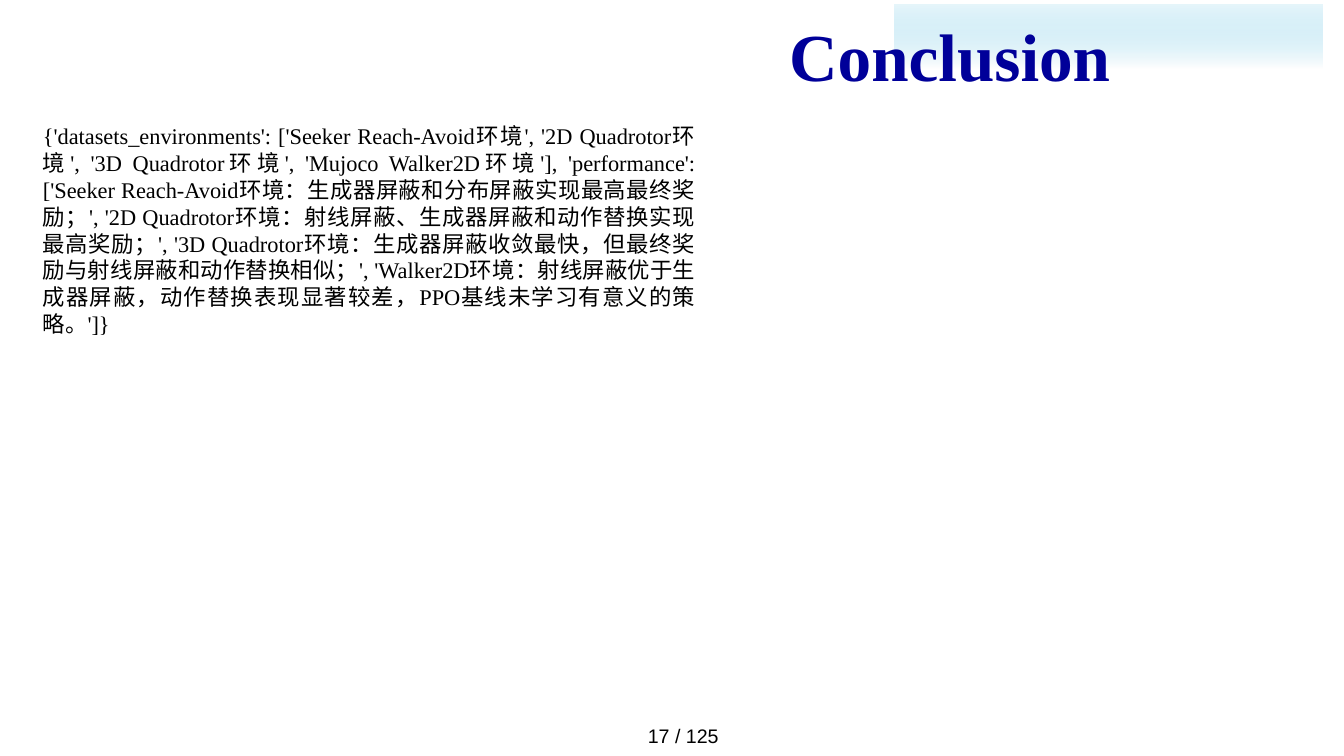
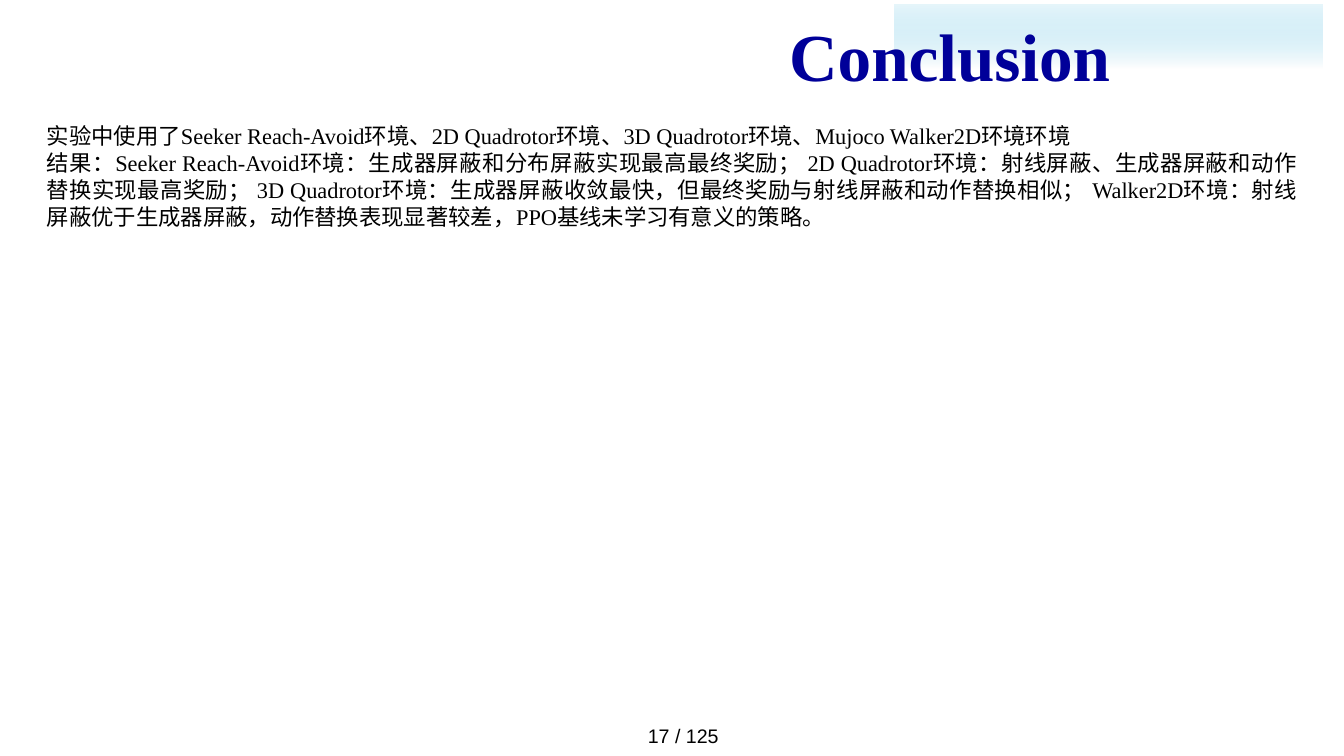
Before and after one commit to majialin-1995/paper_download, a slide deck: slide 21 of slides.pptx. Drawn at 1344x756 pixels with LibreOffice and Linux fonts; fonts in the diff are those of the drawing; background and template pictures are left out. Boxes give left, top, right and bottom in pixels: in the first picture for what was removed or moved away, otherwise in the second. Text is boxed around its words. In the diff, an @@ line names an element or a change of style, - is before the commit and + after.

Commit message:
最终版

```diff
--- a/slides.pptx
+++ b/slides.pptx
@@ text at box(47, 125, 1297, 228): text changed @@
-{'datasets_environments': ['Seeker Reach-Avoid环境', '2D Quadrotor环境', '3D Quadrotor环境', 'Mujoco Walker2D环境'], 'performance': ['Seeker Reach-Avoid环境：生成器屏蔽和分布屏蔽实现最高最终奖励；', '2D Quadrotor环境：射线屏蔽、生成器屏蔽和动作替换实现最高奖励；', '3D Quadrotor环境：生成器屏蔽收敛最快，但最终奖励与射线屏蔽和动作替换相似；', 'Walker2D环境：射线屏蔽优于生成器屏蔽，动作替换表现显著较差，PPO基线未学习有意义的策略。']}
+实验中使用了Seeker Reach-Avoid环境、2D Quadrotor环境、3D Quadrotor环境、Mujoco Walker2D环境环境
+结果：Seeker Reach-Avoid环境：生成器屏蔽和分布屏蔽实现最高最终奖励； 2D Quadrotor环境：射线屏蔽、生成器屏蔽和动作替换实现最高奖励； 3D Quadrotor环境：生成器屏蔽收敛最快，但最终奖励与射线屏蔽和动作替换相似； Walker2D环境：射线屏蔽优于生成器屏蔽，动作替换表现显著较差，PPO基线未学习有意义的策略。
```
Also in this commit, not shown: 39 other slides changed, 3 other files.
